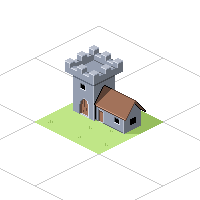
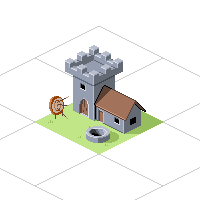
Before/after of a 200 × 200 layered artwork. What changed in the layer stack:
added layer "Layer 4" above "well" over [49, 96, 69, 119]
added group "well" with 4 layers above "barrack" over [86, 126, 119, 144]
added layer "well hole" in group "well" over [89, 128, 107, 136]
added layer "well top" in group "well" over [86, 126, 110, 140]
added layer "well base" in group "well" over [86, 131, 110, 143]
added layer "well shadow" in group "well" over [95, 130, 119, 144]
